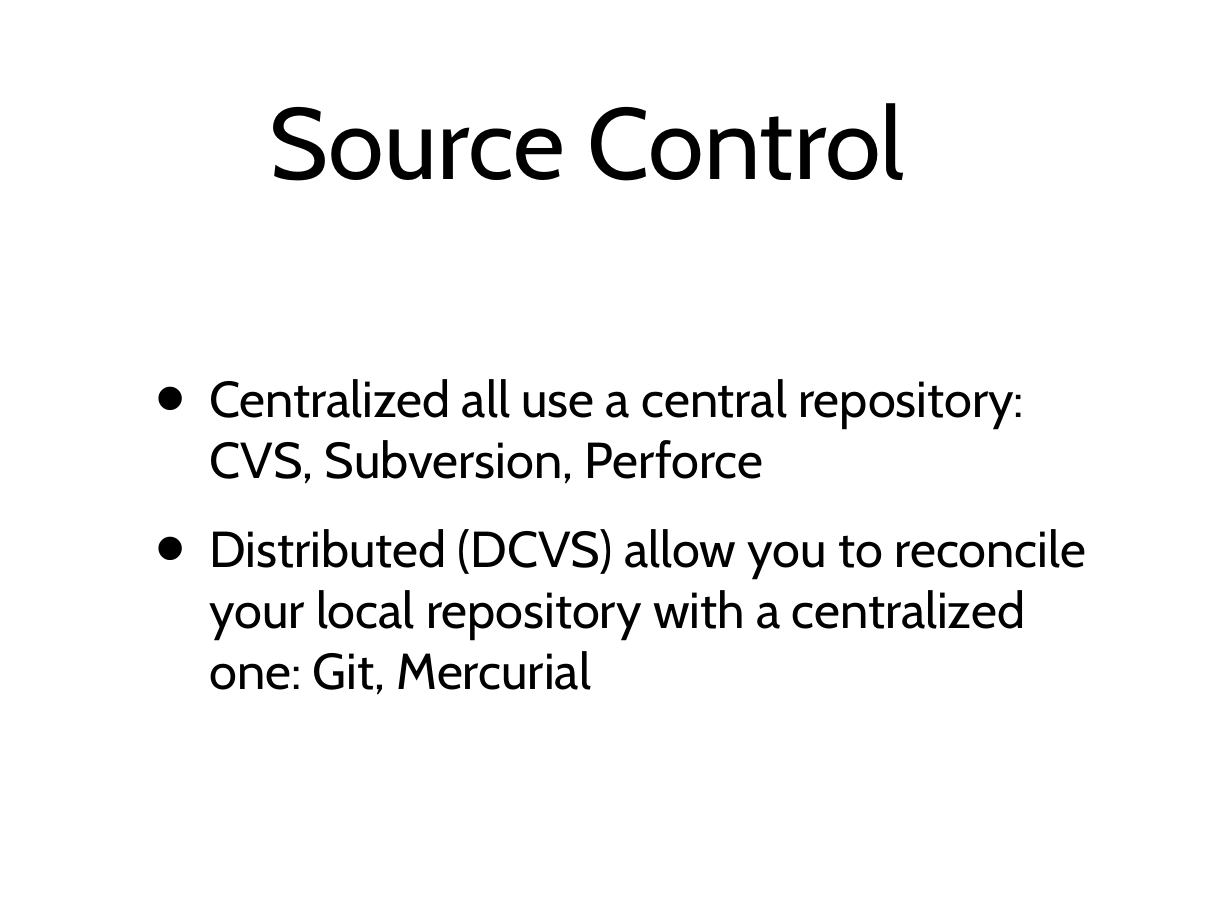
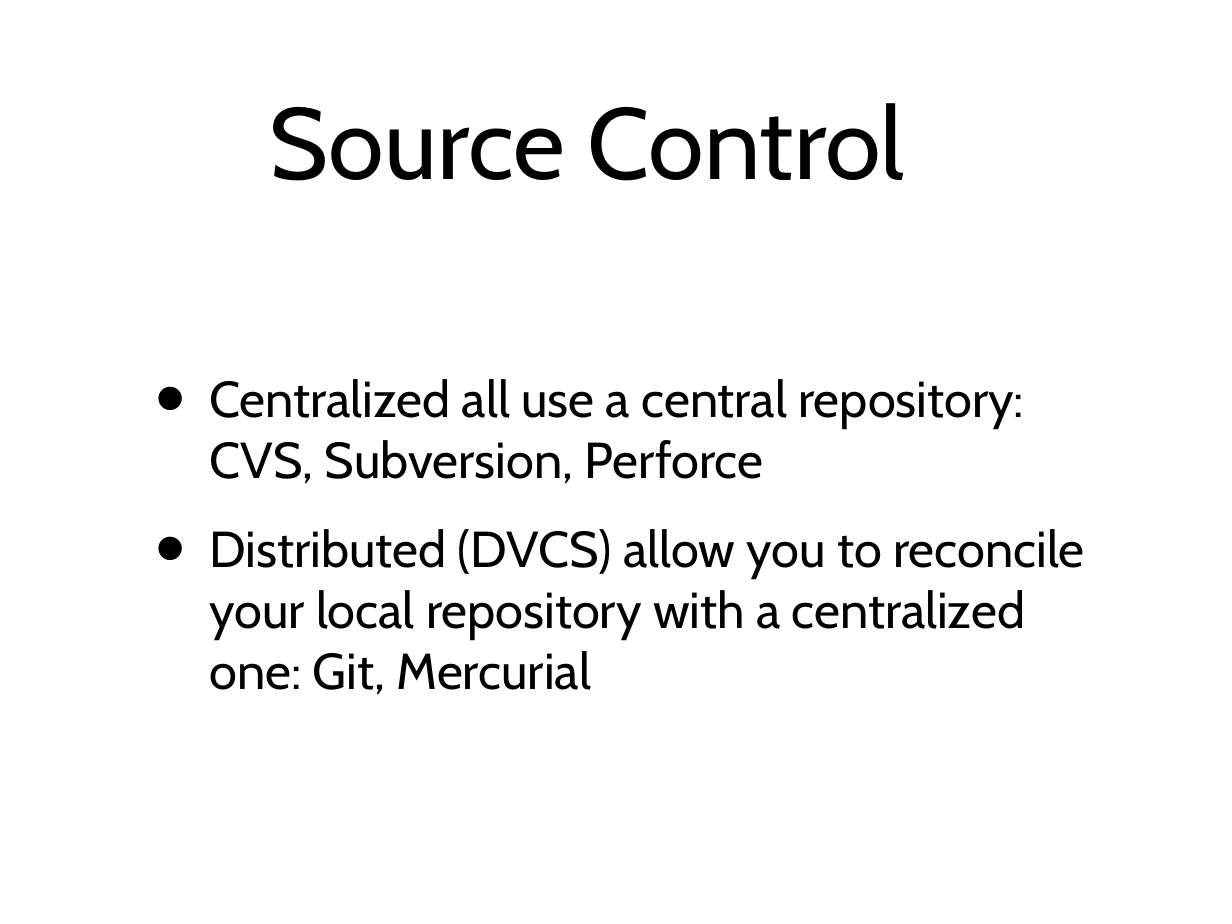
Before and after one commit to kmoir/Git-tutorial, a slide deck: slide 12 of GitParty.ppt. Drawn at 1232x924 pixels with LibreOffice and Linux fonts; fonts in the diff are those of the drawing. Boxes give left, top, right and bottom in pixels: in the first picture for what was removed or moved away, otherwise in the second. Text is boxed around its words. In the diff, an @@ line names an element or a change of style, - is before the commit and + after.

Commit message:
Final version of slides

```diff
--- a/GitParty.ppt
+++ b/GitParty.ppt
@@ text at box(209, 529, 1084, 695): text changed @@
-• Distributed (DCVS) allow you to reconcile your local repository with a centralized one: Git, Mercurial
+• Distributed (DVCS) allow you to reconcile your local repository with a centralized one: Git, Mercurial
```
Also in this commit, not shown: 7 other slides changed, 4 other files.
